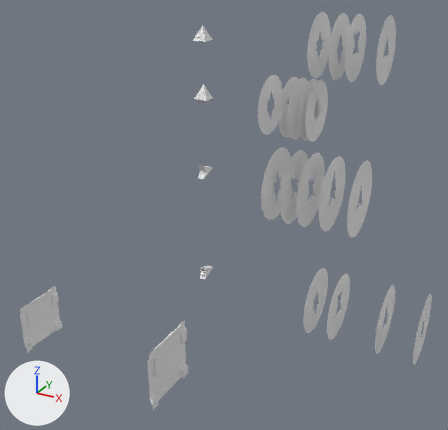
A saved change to the Blender file Assets/BlenderFiles/Release9/HoleMaker.blend.
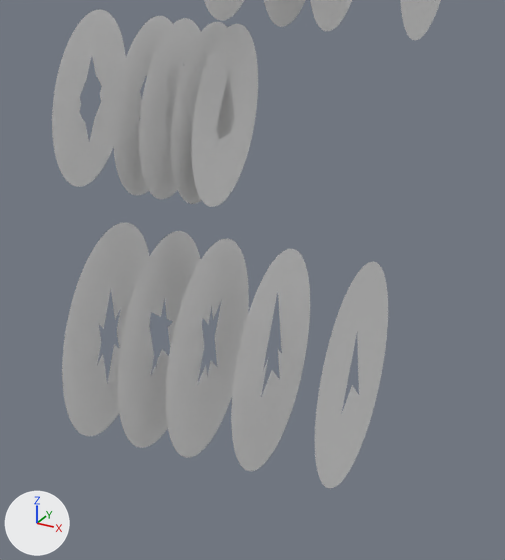
Each version is shown whole from a camera (50 mm lens) standing at (44.5, -74.9, 68.8) and looking at (-5.2, 15.4, 23.6), then close up on the part from 54% to 92% of the width and 17% to 61% of the height. Arrows for +X, +Y and +Z are at lower left; the lights stay in place.

Names of what the first close-up shows: 'Circle_verst', 'Circle_verst.003', 'Circle_verst.006', 'Circle_verst.007', 'Circle_verst.008', 'Circle_verst.009', 'Circle_verst.010', 'Circle_verst.011', 'Circle_verst.012', 'Circle_verst.013', 'Circle_verst.014', 'Circle_verst.015'.
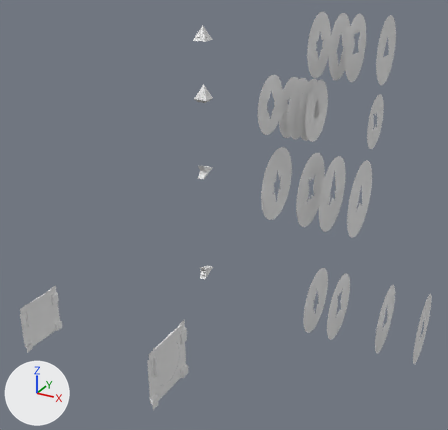
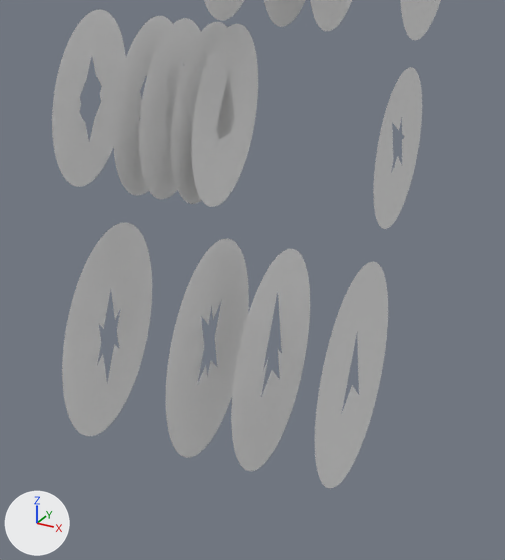
What differs and where, as boxes (x1, y1, x2, y2) in the close-ups (505 x 560 px):
'Circle_verst.014', moved: before (117, 231, 203, 448); after (373, 67, 422, 229)

The change, as a diff of the scene's bpy script:
```diff
--- a/Assets/BlenderFiles/Release9/HoleMaker.blend.py
+++ b/Assets/BlenderFiles/Release9/HoleMaker.blend.py
@@ ob_circle_verst_014 @@
 ob_circle_verst_014 = bpy.data.objects.new('Circle_verst.014', me_plane_011)
-ob_circle_verst_014.location = (14.51, 0.0, 37.87)
+ob_circle_verst_014.location = (14.51, 38.71, 37.87)
 ob_circle_verst_014.rotation_euler = (0.0, 1.571, 0.0)  # degrees (0, 90, 0)
```
